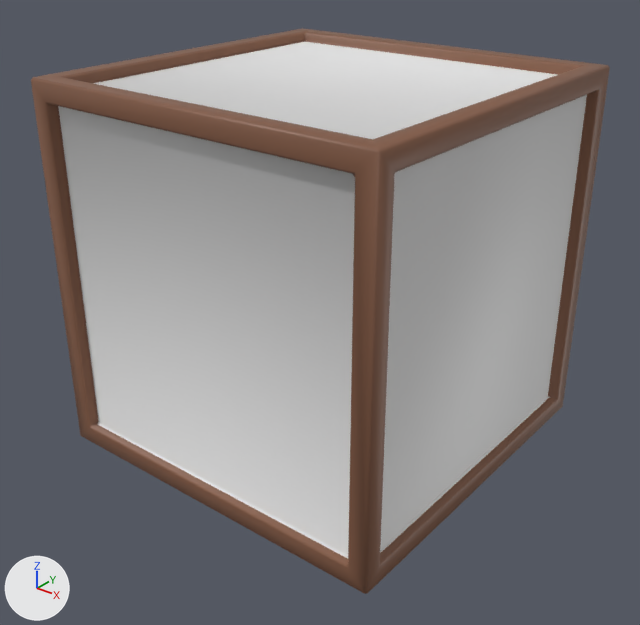
A saved change to the Blender file data/Assets/Meshes/Parts/Crate 1.blend.
Camera for both pictures: a camera (50 mm lens) standing at (4.58, -5.85, 3.1) and looking at (0.06, -0.2, -0.41). The lights are fixed; the arrows at lower left show +X, +Y and +Z.
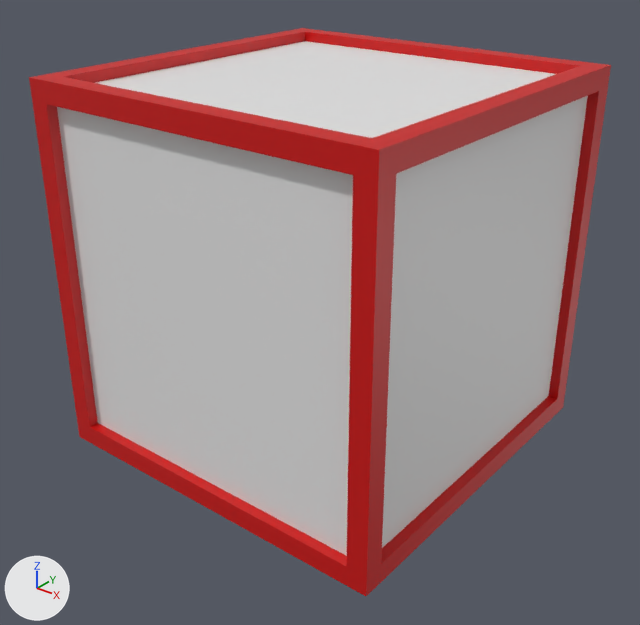
The change, as a list of edits to the scene's bpy script:
```text
Change mat_mat_edges:
    mat_mat_edges.base_color: (0.227, 0.101, 0.0567) -> (0.621, 0.000331, 0.0)  # brown #835943 -> red #cf0100
Change me_cube:
    where me_cube.from_pydata(...)  # 56 vertices, 54 faces; spans x -1.7..1.7, y -1.7..1.7, z -1.7..1.7
    used by ob_cube; location = (0.0, 0.0, 0.0)
    me_cube part 1: all faces are now shaded flat (54 of 54 changed)
Change ob_cube:
    remove _m = ob_cube.modifiers.new('Bevel', 'BEVEL')
    remove _m.width = 0.02
    remove _m.width_pct = 0.02
```

Pixel boxes (x1, y1, x2, y2) of what changed, in the pictures (640 x 625 px):
'Cube', recoloured, shading changed, modifiers changed
    before: (31, 28, 610, 594)
    after: (29, 28, 611, 596)
